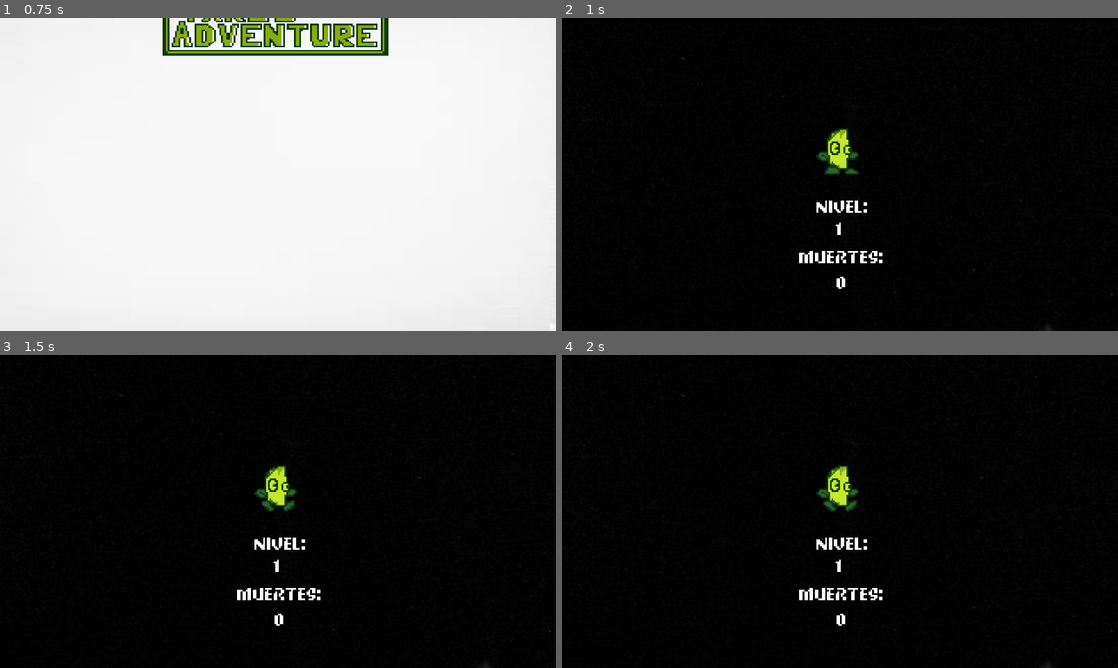
Above: before the commit, frames 1-4 (two rows, left to right).
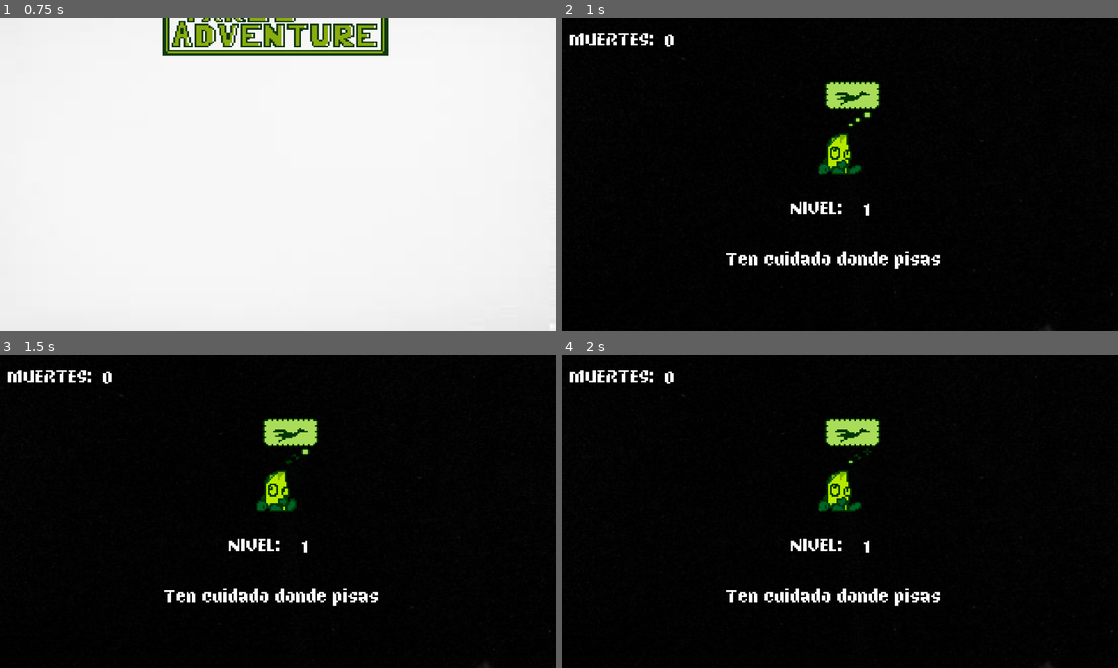
Above: after the commit, the same moments.

Repository: AntonioHG17/TakisAdventure
Game: Godot game, scene res://Assets/Escenas/menu_2.tscn
Two runs of this game, one before a commit and one after it. Both use one fixed random seed, a clock stepped at 60 frames per second and the inputs below.
Inputs:
- Up to frame 1 (0.75 s): hold Right (right) from 0.53 s (still down); hold S (Run) from 0.53 s (still down)
- Up to frame 2 (1 s): keep holding Right (right); keep holding S (Run); tap Space (jump) at 0.77, 0.8 s
- Up to frame 3 (1.5 s): keep holding Right (right); tap Space (jump) at 1.07, 1.35 s; release S (Run) at 1.28 s
- Up to frame 4 (2 s): keep holding Right (right); tap Space (jump) at 1.52, 1.82 s; tap S (Run) at 1.55 s

Frame 1 is identical in both runs. In frame 2, 3.3% of the frame differs, in the area x 1-68%, y 4-87%; in frame 3, 3.3%; in frame 4, 3.3%.

Commit message:
implementando detalles
mensajes aleatorios
cambio de spritesheet, etc

Diff:
--- a/Assets/Escenas/cambio_nivel.tscn
+++ b/Assets/Escenas/cambio_nivel.tscn
@@ -1,34 +1,91 @@
-[gd_scene load_steps=12 format=3 uid="uid://bnkovudei781w"]
+[gd_scene load_steps=20 format=3 uid="uid://bnkovudei781w"]
 
 [ext_resource type="FontFile" uid="uid://cqqmxypu0l2ip" path="res://Assets/fonts/webfonts/Banquise-Regular.woff" id="1_jwxud"]
 [ext_resource type="Script" path="res://Assets/Scripts/cambio_nivel.gd" id="2_rv5tj"]
 [ext_resource type="Texture2D" uid="uid://c6s4kivwtlohu" path="res://Assets/GUI/Black_Background.jpg" id="3_grgix"]
-[ext_resource type="Texture2D" uid="uid://dlugiwrbb0cr0" path="res://Assets/Characters/sprite_sheet_C.png" id="4_n8r7x"]
+[ext_resource type="Texture2D" uid="uid://deondprnj361v" path="res://Assets/Characters/taki_sheet.png" id="4_fy360"]
 
 [sub_resource type="Theme" id="Theme_s8sk4"]
 default_font = ExtResource("1_jwxud")
 default_font_size = 40
 
-[sub_resource type="AtlasTexture" id="AtlasTexture_kucq5"]
-atlas = ExtResource("4_n8r7x")
-region = Rect2(128, 0, 32, 32)
-
-[sub_resource type="AtlasTexture" id="AtlasTexture_45qt8"]
-atlas = ExtResource("4_n8r7x")
-region = Rect2(160, 0, 32, 32)
+[sub_resource type="AtlasTexture" id="AtlasTexture_n7bej"]
+atlas = ExtResource("4_fy360")
+region = Rect2(0, 64, 32, 32)
+
+[sub_resource type="AtlasTexture" id="AtlasTexture_nun7m"]
+atlas = ExtResource("4_fy360")
+region = Rect2(32, 64, 32, 32)
+
+[sub_resource type="AtlasTexture" id="AtlasTexture_u567t"]
+atlas = ExtResource("4_fy360")
+region = Rect2(64, 64, 32, 32)
 
 [sub_resource type="SpriteFrames" id="SpriteFrames_yshte"]
 animations = [{
 "frames": [{
 "duration": 1.0,
-"texture": SubResource("AtlasTexture_kucq5")
-}, {
-"duration": 1.0,
-"texture": SubResource("AtlasTexture_45qt8")
+"texture": SubResource("AtlasTexture_n7bej")
+}, {
+"duration": 1.0,
+"texture": SubResource("AtlasTexture_nun7m")
+}, {
+"duration": 1.0,
+"texture": SubResource("AtlasTexture_u567t")
 }],
 "loop": true,
-"name": &"Correr",
-"speed": 7.0
+"name": &"Pensativo",
+"speed": 3.0
+}]
+
+[sub_resource type="AtlasTexture" id="AtlasTexture_b3uif"]
+atlas = ExtResource("4_fy360")
+region = Rect2(0, 96, 32, 32)
+
+[sub_resource type="AtlasTexture" id="AtlasTexture_n8haw"]
+atlas = ExtResource("4_fy360")
+region = Rect2(32, 96, 32, 32)
+
+[sub_resource type="AtlasTexture" id="AtlasTexture_rv7q6"]
+atlas = ExtResource("4_fy360")
+region = Rect2(64, 96, 32, 32)
+
+[sub_resource type="AtlasTexture" id="AtlasTexture_u6qxk"]
+atlas = ExtResource("4_fy360")
+region = Rect2(96, 96, 32, 32)
+
+[sub_resource type="AtlasTexture" id="AtlasTexture_lrvtx"]
+atlas = ExtResource("4_fy360")
+region = Rect2(128, 96, 32, 32)
+
+[sub_resource type="AtlasTexture" id="AtlasTexture_eqrn3"]
+atlas = ExtResource("4_fy360")
+region = Rect2(160, 96, 32, 32)
+
+[sub_resource type="SpriteFrames" id="SpriteFrames_5py8h"]
+animations = [{
+"frames": [{
+"duration": 1.0,
+"texture": SubResource("AtlasTexture_b3uif")
+}, {
+"duration": 1.0,
+"texture": SubResource("AtlasTexture_n8haw")
+}, {
+"duration": 1.0,
+"texture": SubResource("AtlasTexture_rv7q6")
+}, {
+"duration": 1.0,
+"texture": SubResource("AtlasTexture_u6qxk")
+}, {
+"duration": 1.0,
+"texture": SubResource("AtlasTexture_lrvtx")
+}, {
+"duration": 1.0,
+"texture": SubResource("AtlasTexture_eqrn3")
+}],
+"loop": true,
+"name": &"Cloud",
+"speed": 4.0
 }]
 
 [sub_resource type="LabelSettings" id="LabelSettings_xrdt5"]
@@ -64,12 +121,21 @@
 grow_vertical = 2
 texture = ExtResource("3_grgix")
 
-[node name="AnimatedSprite2D" type="AnimatedSprite2D" parent="TextureRect"]
+[node name="Taki_transicion" type="AnimatedSprite2D" parent="TextureRect"]
 position = Vector2(640, 307)
 scale = Vector2(3.875, 3.8125)
 sprite_frames = SubResource("SpriteFrames_yshte")
-animation = &"Correr"
-frame_progress = 0.376628
+animation = &"Pensativo"
+autoplay = "Pensativo"
+frame_progress = 0.859911
+
+[node name="AnimatedSprite2D" type="AnimatedSprite2D" parent="TextureRect"]
+position = Vector2(669, 198)
+scale = Vector2(4, 3.3125)
+sprite_frames = SubResource("SpriteFrames_5py8h")
+animation = &"Cloud"
+autoplay = "Cloud"
+frame_progress = 0.123602
 
 [node name="Nivel" type="Label" parent="TextureRect"]
 layout_mode = 1
@@ -78,10 +144,10 @@
 anchor_top = 0.5
 anchor_right = 0.5
 anchor_bottom = 0.5
-offset_left = -54.0
-offset_top = 48.0
-offset_right = 66.0
-offset_bottom = 144.0
+offset_left = -113.0
+offset_top = 51.0
+offset_right = 7.0
+offset_bottom = 147.0
 grow_horizontal = 2
 grow_vertical = 2
 size_flags_horizontal = 0
@@ -92,10 +158,11 @@
 
 [node name="ConteoNivel" type="Label" parent="TextureRect"]
 layout_mode = 0
-offset_left = 630.0
-offset_top = 459.0
-offset_right = 670.0
-offset_bottom = 507.0
+offset_left = 695.0
+offset_top = 415.0
+offset_right = 735.0
+offset_bottom = 463.0
+text = "1"
 
 [node name="Muerte" type="Label" parent="TextureRect"]
 layout_mode = 1
@@ -104,10 +171,10 @@
 anchor_top = 1.0
 anchor_right = 0.5
 anchor_bottom = 1.0
-offset_left = -94.0
-offset_top = -196.0
-offset_right = 102.0
-offset_bottom = -100.0
+offset_left = -622.0
+offset_top = -697.0
+offset_right = -426.0
+offset_bottom = -601.0
 grow_horizontal = 2
 grow_vertical = 0
 size_flags_horizontal = 4
@@ -118,10 +185,21 @@
 
 [node name="ConteoMuerte" type="Label" parent="TextureRect"]
 layout_mode = 0
-offset_left = 624.0
-offset_top = 583.0
-offset_right = 664.0
-offset_bottom = 631.0
+offset_left = 229.0
+offset_top = 26.0
+offset_right = 269.0
+offset_bottom = 74.0
+text = "0
+"
 label_settings = SubResource("LabelSettings_enbqn")
 horizontal_alignment = 1
 vertical_alignment = 1
+
+[node name="dialogoRandom" type="Label" parent="TextureRect"]
+layout_mode = 0
+offset_left = 205.0
+offset_top = 529.0
+offset_right = 1048.0
+offset_bottom = 647.0
+text = "Hola"
+horizontal_alignment = 1
--- a/Assets/Escenas/player.tscn
+++ b/Assets/Escenas/player.tscn
@@ -1,63 +1,67 @@
-[gd_scene load_steps=25 format=3 uid="uid://cj8tl7a4seukf"]
+[gd_scene load_steps=29 format=3 uid="uid://cj8tl7a4seukf"]
 
 [ext_resource type="Texture2D" uid="uid://dlugiwrbb0cr0" path="res://Assets/Characters/sprite_sheet_C.png" id="1_5xg82"]
 [ext_resource type="Script" path="res://Assets/Scripts/character_body_2d_Player.gd" id="1_kuvym"]
-
-[sub_resource type="AtlasTexture" id="AtlasTexture_iehqg"]
-atlas = ExtResource("1_5xg82")
-region = Rect2(32, 33, 32, 31)
+[ext_resource type="Texture2D" uid="uid://deondprnj361v" path="res://Assets/Characters/taki_sheet.png" id="2_8c1mv"]
+[ext_resource type="AudioStream" uid="uid://dvrjbpaoqlec0" path="res://Assets/Efectos de Sonido para Taki's Adventure/Correr.ogg" id="4_nnq3h"]
+[ext_resource type="AudioStream" uid="uid://cusx7esomj5aj" path="res://Assets/Efectos de Sonido para Taki's Adventure/Muerte.ogg" id="4_p6xpn"]
+[ext_resource type="AudioStream" uid="uid://byaiq22y83qsj" path="res://Assets/Efectos de Sonido para Taki's Adventure/caminar.ogg" id="5_kb6ur"]
+
+[sub_resource type="AtlasTexture" id="AtlasTexture_ki6su"]
+atlas = ExtResource("2_8c1mv")
+region = Rect2(128, 0, 32, 32)
 
 [sub_resource type="AtlasTexture" id="AtlasTexture_5a8hc"]
 atlas = ExtResource("1_5xg82")
 region = Rect2(96, 2, 32, 31)
 
-[sub_resource type="AtlasTexture" id="AtlasTexture_yhtfa"]
+[sub_resource type="AtlasTexture" id="AtlasTexture_eouw0"]
+atlas = ExtResource("2_8c1mv")
+region = Rect2(32, 32, 32, 32)
+
+[sub_resource type="AtlasTexture" id="AtlasTexture_ieoq1"]
+atlas = ExtResource("1_5xg82")
+region = Rect2(128, 2, 32, 31)
+
+[sub_resource type="AtlasTexture" id="AtlasTexture_sctmk"]
+atlas = ExtResource("2_8c1mv")
+region = Rect2(96, 32, 32, 32)
+
+[sub_resource type="AtlasTexture" id="AtlasTexture_gjklv"]
+atlas = ExtResource("1_5xg82")
+region = Rect2(192, 2, 32, 31)
+
+[sub_resource type="AtlasTexture" id="AtlasTexture_v2xy3"]
+atlas = ExtResource("1_5xg82")
+region = Rect2(64, 33, 32, 31)
+
+[sub_resource type="AtlasTexture" id="AtlasTexture_tdtp8"]
+atlas = ExtResource("1_5xg82")
+region = Rect2(96, 33, 32, 31)
+
+[sub_resource type="AtlasTexture" id="AtlasTexture_b1enp"]
+atlas = ExtResource("1_5xg82")
+region = Rect2(128, 33, 32, 31)
+
+[sub_resource type="AtlasTexture" id="AtlasTexture_xhome"]
+atlas = ExtResource("1_5xg82")
+region = Rect2(160, 32, 32, 32)
+
+[sub_resource type="AtlasTexture" id="AtlasTexture_isb1c"]
+atlas = ExtResource("1_5xg82")
+region = Rect2(128, 33, 32, 31)
+
+[sub_resource type="AtlasTexture" id="AtlasTexture_qpx6s"]
 atlas = ExtResource("1_5xg82")
 region = Rect2(0, 2, 32, 31)
 
-[sub_resource type="AtlasTexture" id="AtlasTexture_ieoq1"]
-atlas = ExtResource("1_5xg82")
-region = Rect2(128, 2, 32, 31)
-
-[sub_resource type="AtlasTexture" id="AtlasTexture_uor2l"]
-atlas = ExtResource("1_5xg82")
-region = Rect2(160, 2, 32, 31)
-
-[sub_resource type="AtlasTexture" id="AtlasTexture_gjklv"]
-atlas = ExtResource("1_5xg82")
-region = Rect2(192, 2, 32, 31)
-
-[sub_resource type="AtlasTexture" id="AtlasTexture_v2xy3"]
-atlas = ExtResource("1_5xg82")
-region = Rect2(64, 33, 32, 31)
-
-[sub_resource type="AtlasTexture" id="AtlasTexture_tdtp8"]
-atlas = ExtResource("1_5xg82")
-region = Rect2(96, 33, 32, 31)
-
-[sub_resource type="AtlasTexture" id="AtlasTexture_b1enp"]
-atlas = ExtResource("1_5xg82")
-region = Rect2(128, 33, 32, 31)
-
-[sub_resource type="AtlasTexture" id="AtlasTexture_xhome"]
-atlas = ExtResource("1_5xg82")
-region = Rect2(160, 32, 32, 32)
-
-[sub_resource type="AtlasTexture" id="AtlasTexture_isb1c"]
-atlas = ExtResource("1_5xg82")
-region = Rect2(128, 33, 32, 31)
-
-[sub_resource type="AtlasTexture" id="AtlasTexture_qpx6s"]
-atlas = ExtResource("1_5xg82")
-region = Rect2(0, 2, 32, 31)
-
 [sub_resource type="AtlasTexture" id="AtlasTexture_8fpv6"]
 atlas = ExtResource("1_5xg82")
 region = Rect2(32, 2, 32, 31)
 
-[sub_resource type="AtlasTexture" id="AtlasTexture_turry"]
-atlas = ExtResource("1_5xg82")
-region = Rect2(0, 33, 32, 31)
+[sub_resource type="AtlasTexture" id="AtlasTexture_y2ydv"]
+atlas = ExtResource("2_8c1mv")
+region = Rect2(96, 0, 32, 32)
 
 [sub_resource type="AtlasTexture" id="AtlasTexture_oqel3"]
 atlas = ExtResource("1_5xg82")
@@ -87,7 +91,7 @@
 animations = [{
 "frames": [{
 "duration": 1.0,
-"texture": SubResource("AtlasTexture_iehqg")
+"texture": SubResource("AtlasTexture_ki6su")
 }],
 "loop": true,
 "name": &"Caida",
@@ -98,7 +102,7 @@
 "texture": SubResource("AtlasTexture_5a8hc")
 }, {
 "duration": 1.0,
-"texture": SubResource("AtlasTexture_yhtfa")
+"texture": SubResource("AtlasTexture_eouw0")
 }],
 "loop": true,
 "name": &"Caminar",
@@ -109,7 +113,7 @@
 "texture": SubResource("AtlasTexture_ieoq1")
 }, {
 "duration": 1.0,
-"texture": SubResource("AtlasTexture_uor2l")
+"texture": SubResource("AtlasTexture_sctmk")
 }],
 "loop": true,
 "name": &"Correr",
@@ -171,7 +175,7 @@
 }, {
 "frames": [{
 "duration": 1.0,
-"texture": SubResource("AtlasTexture_turry")
+"texture": SubResource("AtlasTexture_y2ydv")
 }],
 "loop": false,
 "name": &"Salto",
@@ -226,7 +230,7 @@
 position = Vector2(145, 182.25)
 scale = Vector2(1, 0.983871)
 sprite_frames = SubResource("SpriteFrames_h1gwy")
-animation = &"Saludo"
+animation = &"Salto"
 
 [node name="CollisionShape2D" type="CollisionShape2D" parent="Taki"]
 position = Vector2(146, 180.875)
@@ -250,3 +254,16 @@
 position = Vector2(146, 184)
 target_position = Vector2(0, -22)
 collision_mask = 15
+
+[node name="jumpSound" type="AudioStreamPlayer" parent="Taki"]
+
+[node name="dashSound" type="AudioStreamPlayer" parent="Taki"]
+
+[node name="runSound" type="AudioStreamPlayer" parent="Taki"]
+stream = ExtResource("4_nnq3h")
+
+[node name="walkSound" type="AudioStreamPlayer" parent="Taki"]
+stream = ExtResource("5_kb6ur")
+
+[node name="deathSound" type="AudioStreamPlayer" parent="Taki"]
+stream = ExtResource("4_p6xpn")
--- a/Assets/Scripts/cambio_nivel.gd
+++ b/Assets/Scripts/cambio_nivel.gd
@@ -2,14 +2,34 @@
 @onready var animated_sprite_2d: AnimatedSprite2D = $TextureRect/AnimatedSprite2D
 @onready var conteo_nivel: Label = $TextureRect/ConteoNivel
 @onready var conteo_muerte: Label = $TextureRect/ConteoMuerte
+@onready var dialogo_random: Label = $TextureRect/dialogoRandom
+var random_number = randi() % 4 + 1
 func _ready() -> void:
-	animated_sprite_2d.play("Correr")
 	conteo_nivel.text = str(GLOBAL.nivel)
 	conteo_muerte.text = str(GLOBAL.death_count)
+
+func randomizador():
+	randomize()
+	if random_number == 1:
+		dialogo_random.text = "Los pinchos significan PELIGRO!!"
+	if random_number == 2:
+		if GLOBAL.death_count > 1:
+			dialogo_random.text = "Creo que necesitas un par de manos"
+		else:
+			dialogo_random.text = "Ten cuidado donde pisas"
+	if random_number == 3:
+		if GLOBAL.death_count > 1:
+			dialogo_random.text = "Conozco a alguien que podria hacerlo mejor"
+		else:
+			dialogo_random.text = "Que viva la virgen de guadalupe..."
+	if random_number == 4:
+		dialogo_random.text = "Los tacos no son aprueba de trampas"
+
 
 func cambioNivel():
 	await get_tree().create_timer(3.0).timeout
 	get_tree().change_scene_to_file("res://Assets/Escenas/mapa"+str(GLOBAL.nivel)+".tscn")
 
 func _process(_delta: float) -> void:
+	randomizador()
 	cambioNivel()
--- a/Assets/Scripts/character_body_2d_Player.gd
+++ b/Assets/Scripts/character_body_2d_Player.gd
@@ -19,6 +19,9 @@
 var dash_cooldown_timer: float = 0.0
 var estadoMuerte = false
 var nivel: int = 1
+@onready var walk_sound: AudioStreamPlayer = $walkSound
+@onready var run_sound: AudioStreamPlayer = $runSound
+@onready var death_sound: AudioStreamPlayer = $deathSound
 func _ready():
 	$Ray_Cast_Walls.target_position.x = rayCastDimension
 	if not saludo_reproducido:
@@ -42,10 +45,12 @@
 		if Input.is_action_pressed("Run"):
 			velocity.x = (speed * horizontal) * 2
 			if not ignore_horizontal_animation:
+				run_sound.play()
 				animated_sprite_2d.play("Correr")
 		else:
 			velocity.x = speed * horizontal
 			if not ignore_horizontal_animation:
+				walk_sound.play()
 				animated_sprite_2d.play("Caminar")
 		animated_sprite_2d.flip_h = horizontal < 0
 		if horizontal < 0:
@@ -138,6 +143,7 @@
 func muerte():
 	if $Ray_Cast_Hazard_Up.get_collider():
 		if $Ray_Cast_Hazard_Up.get_collider().is_in_group("Hazards"):
+			death_sound.play()
 			GLOBAL.death_count += 1
 			estadoMuerte = true
 			bloquea_movimiento = true
@@ -148,23 +154,25 @@
 			get_tree().change_scene_to_file("res://Assets/Escenas/cambio_nivel.tscn")
 	if $Ray_Cast_Hazard_Down.get_collider():
 		if $Ray_Cast_Hazard_Down.get_collider().is_in_group("Hazards"):
+			death_sound.play()
 			GLOBAL.death_count += 1
 			estadoMuerte = true
 			bloquea_movimiento = true
 			velocity.y = 0
 			velocity.x = 0
 			animated_sprite_2d.play("Muerte")
-			await get_tree().create_timer(3.0).timeout
+			await get_tree().create_timer(4.0).timeout
 			get_tree().change_scene_to_file("res://Assets/Escenas/cambio_nivel.tscn")
 	if $Ray_Cast_Walls.get_collider():
 		if $Ray_Cast_Walls.get_collider().is_in_group("Hazards"):
+			death_sound.play()
 			GLOBAL.death_count += 1
 			estadoMuerte = true
 			bloquea_movimiento = true
 			velocity.y = 0
 			velocity.x = 0
 			animated_sprite_2d.play("Muerte")
-			await get_tree().create_timer(3.0).timeout
+			await get_tree().create_timer(4.0).timeout
 			get_tree().change_scene_to_file("res://Assets/Escenas/cambio_nivel.tscn")
 
 func victoria():
@@ -182,7 +190,7 @@
 
 			# Reproducir animación de SaludoFinal
 			animated_sprite_2d.play("SaludoFinal")
-			await get_tree().create_timer(3.0).timeout
+			await get_tree().create_timer(4.0).timeout
 			GLOBAL.nivel += 1
 			get_tree().change_scene_to_file("res://Assets/Escenas/cambio_nivel.tscn")
 
--- a/Assets/Scripts/global.gd
+++ b/Assets/Scripts/global.gd
@@ -1,10 +1,8 @@
 extends Node
-
 var death_count: int = 0
 var nivel: int = 1
 func _ready() -> void:
 	pass
 
-# Called every frame. 'delta' is the elapsed time since the previous frame.
 func _process(delta: float) -> void:
 	pass
Renamed: taki_sheet.png -> Assets/Characters/taki_sheet.png
Not shown, added: Assets/Characters/taki_sheet.png.import
Not shown, added: Assets/Efectos de Sonido para Taki's Adventure/Correr.ogg.import
Not shown, added: Assets/Efectos de Sonido para Taki's Adventure/EFECTO1.ogg.import
Not shown, added: Assets/Efectos de Sonido para Taki's Adventure/EFECTO2.ogg.import
Not shown, added: Assets/Efectos de Sonido para Taki's Adventure/EFECTO4.ogg.import
Not shown, added: Assets/Efectos de Sonido para Taki's Adventure/Muerte.ogg.import
Not shown, added: Assets/Efectos de Sonido para Taki's Adventure/Opcion 1 .ogg.import
Not shown, added: Assets/Efectos de Sonido para Taki's Adventure/Opcion2.ogg.import
Not shown, added: Assets/Efectos de Sonido para Taki's Adventure/Opcion3.ogg.import
Not shown, added: Assets/Efectos de Sonido para Taki's Adventure/caminar.ogg.import
Not shown, removed: Efectos de Sonido para Taki's Adventure/EFECTO1.ogg.import
(and 17 more such lines)
